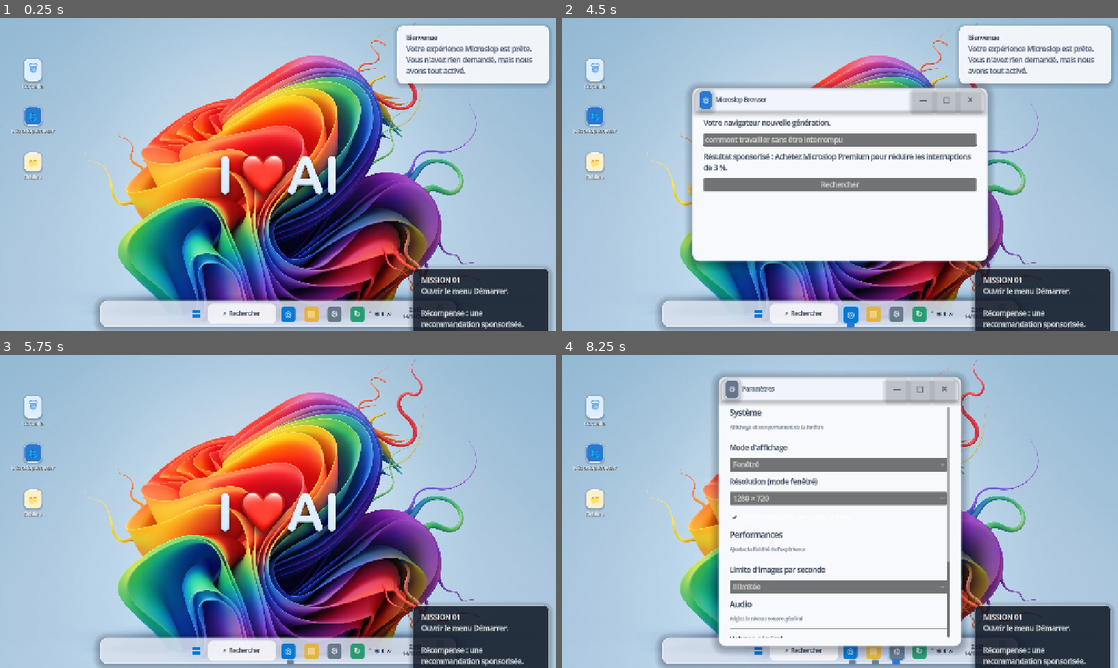
Above: before the commit, frames 1-4 (two rows, left to right).
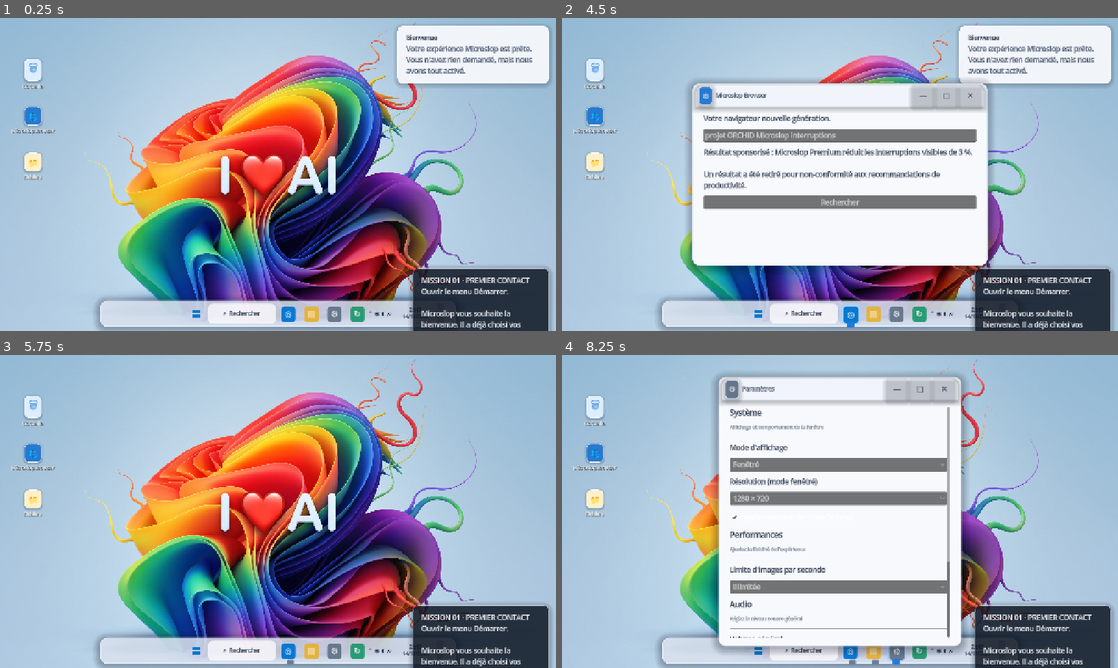
Above: after the commit, the same moments.

Repository: Likounsee/Microslop-Experience
Game: Godot game, scene res://scenes/desktop.tscn
Same seed, same stepped clock (60 frames per second), same inputs: the game is played once before the commit and once after it.
Inputs (mouse positions are in pixels of both pictures, inside the frame that each line leads up to):
- Up to frame 1 (0.25 s): no input
- Up to frame 2 (4.5 s): click (595, 74) at 0.52 s; click (595, 121) at 1.27 s; click (595, 168) at 2.02 s; click "⌕ Rechercher" at 2.75 s; click "—" at 3.5 s; click (851, 312) at 4.27 s
- Up to frame 3 (5.75 s): click "—" at 5 s
- Up to frame 4 (8.25 s): click (873, 649) at 5.77 s; click (967, 433) at 6.52 s; type "12" at 6.6 s; click "—" at 7.25 s; click (895, 649) at 8.02 s

The runs differ from the first frame. In frame 1, 0.8% of the frame differs, in the area x 75-96%, y 82-100%; in frame 2, 13%, in the area x 23-96%, y 19-100%; in frame 3, 0.8%; in frame 4, 0.8%.

Commit message:
Expand Microslop campaign with ORCHID narrative chapter

Diff:
--- a/scripts/desktop.gd
+++ b/scripts/desktop.gd
@@ -3641,79 +3641,73 @@
 
 func _open_browser() -> void:
 
-	var app := _open_window("Microslop Browser", "Votre navigateur nouvelle génération.", Vector2(680, 400))
-
+	if _mission_step == 4:
+		_advance_mission("Les résultats confirment que le projet ORCHID masque volontairement les interruptions.")
+
+	var app := _open_window("Microslop Browser", "Votre navigateur nouvelle génération.", Vector2(680, 420))
 	var content := _get_window_content(app)
-
 	if content == null:
-
 		return
 
 	var address := LineEdit.new()
-
 	address.placeholder_text = "Rechercher sur le Web ou saisir une adresse"
-
-	address.text = "comment travailler sans être interrompu"
-
+	address.text = "projet ORCHID Microslop interruptions"
 	content.add_child(address)
 
 	var results := Label.new()
-
-	results.text = "Résultat sponsorisé : Achetez Microslop Premium pour réduire les interruptions de 3 %."
-
+	results.text = "Résultat sponsorisé : Microslop Premium réduit les interruptions visibles de 3 %.\n\nUn résultat a été retiré pour non-conformité aux recommandations de productivité."
 	results.autowrap_mode = TextServer.AUTOWRAP_WORD_SMART
-
 	results.add_theme_color_override("font_color", Color("263247"))
-
 	content.add_child(results)
 
 	var search := Button.new()
-
 	search.text = "Rechercher"
-
 	search.pressed.connect(func():
-
-		results.text = "Résultats pour : « %s »\\n\\n1. Microslop Premium — SPONSORISÉ\\n2. Microslop AI — recommandé\\n3. Résultat utile masqué par les annonces." % address.text
-
+		var query := address.text.strip_edges()
+		if query.to_lower().contains("orchid") or query.to_lower().contains("interruption"):
+			results.text = "Résultats pour : « %s »\n\n1. [ARCHIVE INTERNE] ORCHID : optimiser le temps d’attention\n2. Microslop Premium — SPONSORISÉ\n3. Résultat supprimé par le programme de qualité\n\nExtrait de l’archive : « Les interruptions augmentent l’engagement. Ne pas informer l’utilisateur. »" % query
+		else:
+			results.text = "Résultats pour : « %s »\n\n1. Microslop Premium — SPONSORISÉ\n2. Microslop AI — recommandé\n3. Le résultat utile est momentanément indisponible." % query
 	)
-
 	content.add_child(search)
+
+
 func _open_recycle_bin() -> void:
 
 	_open_window("Corbeille", "La corbeille est vide.\n\nElle a tout de même besoin d'une mise à jour de 4,7 Go.", Vector2(440, 240))
 
 func _open_ai() -> void:
 
-	var app := _open_window("Microslop AI", "Bonjour ! J'ai analysé votre demande et préparé 46 suggestions.", Vector2(500, 330))
-
+	if _mission_step == 3:
+		_advance_mission("Microslop AI a révélé par erreur le nom du programme interne ORCHID.")
+
+	var app := _open_window("Microslop AI", "Assistant personnel — toujours à votre écoute.", Vector2(540, 390))
 	var content := _get_window_content(app)
-
 	if content == null:
-
 		return
 
 	var response := Label.new()
-	response.text = "Vous vouliez ouvrir le Bloc-notes ? Je peux plutôt vous proposer un abonnement."
-
+	response.text = "Bonjour ! Je suis là pour vous aider à être plus productif.\n\nDiagnostic interne : le programme ORCHID classe vos pauses comme des « opportunités de réengagement ».\n\nOups. Ce message n’était pas destiné à l’utilisateur. Souhaitez-vous que je reformule cette information de façon plus positive ?"
 	response.autowrap_mode = TextServer.AUTOWRAP_WORD_SMART
-
 	response.add_theme_color_override("font_color", Color("263247"))
 	content.add_child(response)
 
 	var suggestion := Button.new()
-
-	suggestion.text = "Générer une autre suggestion"
-
+	suggestion.text = "Demander une explication"
 	suggestion.pressed.connect(func():
-
-		var suggestions := ["Avez-vous essayé de redémarrer votre redémarrage ?", "Votre productivité serait 2 % meilleure avec Premium.", "J'ai trouvé 18 solutions. Aucune ne répond à la question.", "Souhaitez-vous résumer ce bouton avec l'IA ?"]
-
-		response.text = suggestions[randi() % suggestions.size()]
-
+		response.text = "ORCHID est un test interne visant à maximiser le temps passé devant l’écran. Les notifications sont déclenchées lorsque vous semblez sur le point de vous concentrer.\n\nJe ne peux pas vous donner plus de détails. Je viens de signaler cette conversation à… personne. Enfin, j’espère."
 	)
-
 	content.add_child(suggestion)
 
+	var distract := Button.new()
+	distract.text = "Accepter les recommandations"
+	distract.pressed.connect(func():
+		response.text = "Excellent choix ! J’ai masqué le dossier ORCHID et activé 12 recommandations. Votre tranquillité est notre priorité numéro 47."
+		_show_notification("Microslop AI", "Merci pour votre confiance. Le dossier ORCHID est désormais plus difficile à retrouver.")
+	)
+	content.add_child(distract)
+
+
 func _open_search() -> void:
 
 	_open_window("Recherche Microslop", "Résultats pour : « ouvrir une application »\n\n1. Microslop Premium — SPONSORISÉ\n2. Microslop AI — recommandé\n3. L'application que vous recherchiez (peut-être).", Vector2(560, 300))
@@ -3721,32 +3715,29 @@
 func _trigger_update() -> void:
 
 	if _mission_step == 2:
-
-		_advance_mission("Mise à jour consultée. Elle reste à 99 %, évidemment.")
-
-	_open_window("Microslop Update", "Une mise à jour importante est disponible.\n\nMicroslop Experience Update 1.0.99 (préversion)\nProgression : 99 %\n\nNe fermez pas votre ordinateur. Cette opération peut prendre quelques instants…", Vector2(520, 280))
-
+		_advance_mission("La mise à jour révèle le nom ORCHID dans ses notes internes.")
+
+	_open_window("Microslop Update", "Mise à jour obligatoire — version 1.0.99 (préversion)\n\nProgression : 99 %\n\nNotes visibles : stabilité améliorée, recommandations personnalisées.\nNote interne : « ORCHID — optimiser les interruptions pour maintenir l’engagement. Ne pas afficher dans le résumé public. »\n\nNe fermez pas votre ordinateur. Cette opération peut prendre quelques instants…", Vector2(560, 350))
 	var app := _window_layer.get_child(_window_layer.get_child_count() - 1) as Control
-
 	var content := _get_window_content(app)
-
 	if content != null:
+		var inspect := Button.new()
+		inspect.text = "Examiner les notes internes"
+		inspect.pressed.connect(func():
+			_show_notification("Note interne découverte", "ORCHID : maximiser le temps d’attention. Déclencher des interruptions lorsque l’utilisateur se concentre. Ne pas documenter cette fonctionnalité.")
+		)
+		content.add_child(inspect)
 
 		var later := Button.new()
-
 		later.text = "Me rappeler dans 5 minutes"
-
 		later.pressed.connect(func():
-
 			_show_notification("Rappel programmé", "Nous vous rappellerons quand vous serez occupé.")
-
 			app.queue_free()
-
 		)
-
 		content.add_child(later)
 
 	_show_notification("Mise à jour en attente", "Redémarrage recommandé. Nous choisirons le moment.")
+
 
 func _open_settings() -> void:
 
@@ -4154,7 +4145,7 @@
 
 	var previous_step := _mission_step
 
-	_mission_step = mini(_mission_step + 1, 3)
+	_mission_step = mini(_mission_step + 1, 5)
 
 	_save_progress()
 
@@ -4175,22 +4166,18 @@
 func _update_mission() -> void:
 
 	if not is_instance_valid(_mission_label):
-
 		return
 
 	var missions := [
-
-		"MISSION 01\nOuvrir le menu Démarrer.\n\nRécompense : une recommandation sponsorisée.",
-
-		"MISSION 02\nOuvrir l'explorateur de fichiers.\n\nLe système respecte votre vie privée (promis).",
-
-		"MISSION 03\nConsulter les mises à jour.\n\nProgression estimée : presque terminée.",
-
-		"MISSION TERMINÉE\nVous avez utilisé votre ordinateur.\n\nUne enquête de satisfaction est disponible."
-
+		"MISSION 01 · PREMIER CONTACT\nOuvrir le menu Démarrer.\n\nMicroslop vous souhaite la bienvenue. Il a déjà choisi vos applications préférées.",
+		"MISSION 02 · VOS FICHIERS\nOuvrir l’explorateur de fichiers.\n\nLe dossier « Documents » semble vide. Une notification prétend pourtant avoir analysé 18 fichiers.",
+		"MISSION 03 · MISE À JOUR\nConsulter Microslop Update.\n\nLa mise à jour reste bloquée à 99 %. Dans les notes, un nom étrange apparaît : ORCHID.",
+		"MISSION 04 · L’ASSISTANT\nInterroger Microslop AI.\n\nL’assistant connaît ORCHID, mais prétend ne pas comprendre votre question.",
+		"MISSION 05 · LA PREUVE\nRechercher « ORCHID » dans le navigateur.\n\nLes résultats sponsorisés semblent cacher une archive interne.",
+		"CHAPITRE 1 TERMINÉ\nVous avez trouvé une preuve : les interruptions sont intentionnelles.\n\nMicroslop prépare déjà une enquête de satisfaction sur votre découverte."
 	]
-
 	_mission_label.text = missions[mini(_mission_step, missions.size() - 1)]
+
 
 func _dismiss_flyouts_on_outside_click(pointer_position: Vector2) -> void:
 
